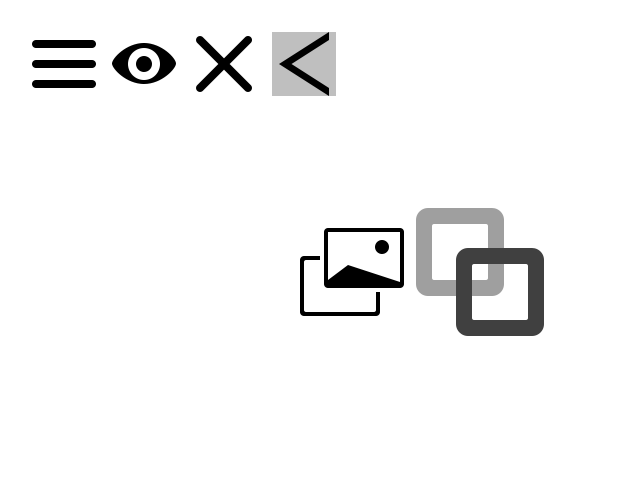
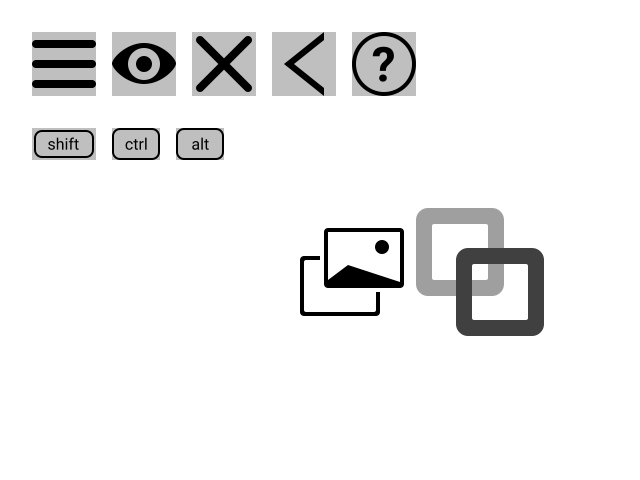
The second 640×480 image is a revision of the first. Changes to its layers:
added group "help" with 3 layers above "shift" over [352, 32, 416, 96]
added layer "help-bounds" (25%) in group "help" over [352, 32, 416, 96]
added layer "?" in group "help" over [372, 46, 394, 82]
added layer "Ellipse 1" in group "help" over [352, 32, 416, 96]
added group "shift" (1st of 2) with 3 layers above "ctrl" over [32, 128, 96, 160]
added layer "shift-bounds" (25%) in group "shift" over [32, 128, 96, 160]
added layer "shift" (2nd of 2, in "shift") in group "shift" over [48, 137, 79, 150]
added layer "Rounded Rectangle 6" (1st of 3, in "shift") in group "shift" over [34, 130, 94, 158]
added group "ctrl" (1st of 2) with 3 layers above "alt" over [112, 128, 160, 160]
added layer "ctrl-bounds" (25%) in group "ctrl" over [112, 128, 160, 160]
added layer "ctrl" (2nd of 2, in "ctrl") in group "ctrl" over [125, 137, 147, 150]
added layer "Rounded Rectangle 6" (2nd of 3, in "ctrl") in group "ctrl" over [112, 128, 160, 160]
added group "alt" (1st of 2) with 3 layers above "settings" over [176, 128, 224, 160]
added layer "alt-bounds" (25%) in group "alt" over [176, 128, 224, 160]
added layer "alt" (2nd of 2, in "alt") in group "alt" over [192, 137, 209, 150]
added layer "Rounded Rectangle 6" (3rd of 3, in "alt") in group "alt" over [176, 128, 224, 160]
showed "settings-bounds", opacity 100% → 25%, painted on it, unmasked it over [32, 32, 96, 96]
showed "eye-bounds", opacity 100% → 25%, painted on it, unmasked it over [112, 32, 176, 96]
showed "close-bounds", opacity 100% → 25%, painted on it, unmasked it over [192, 32, 256, 96]
painted on "back" (2nd of 2, in "back") over [279, 32, 329, 96]
